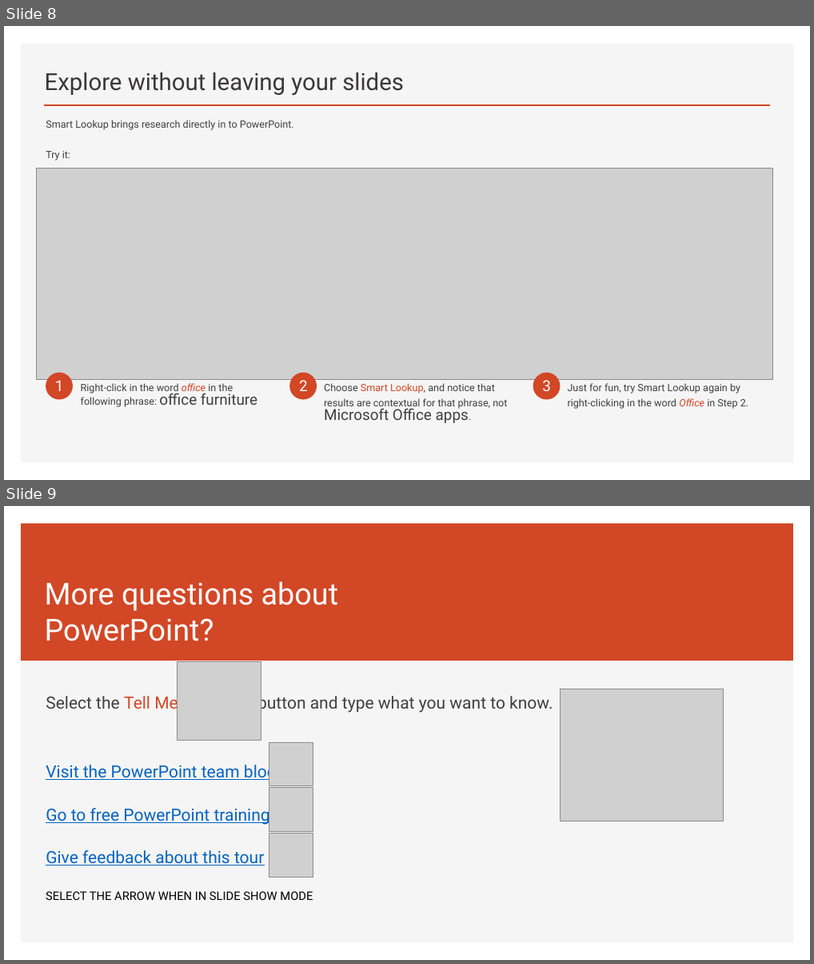
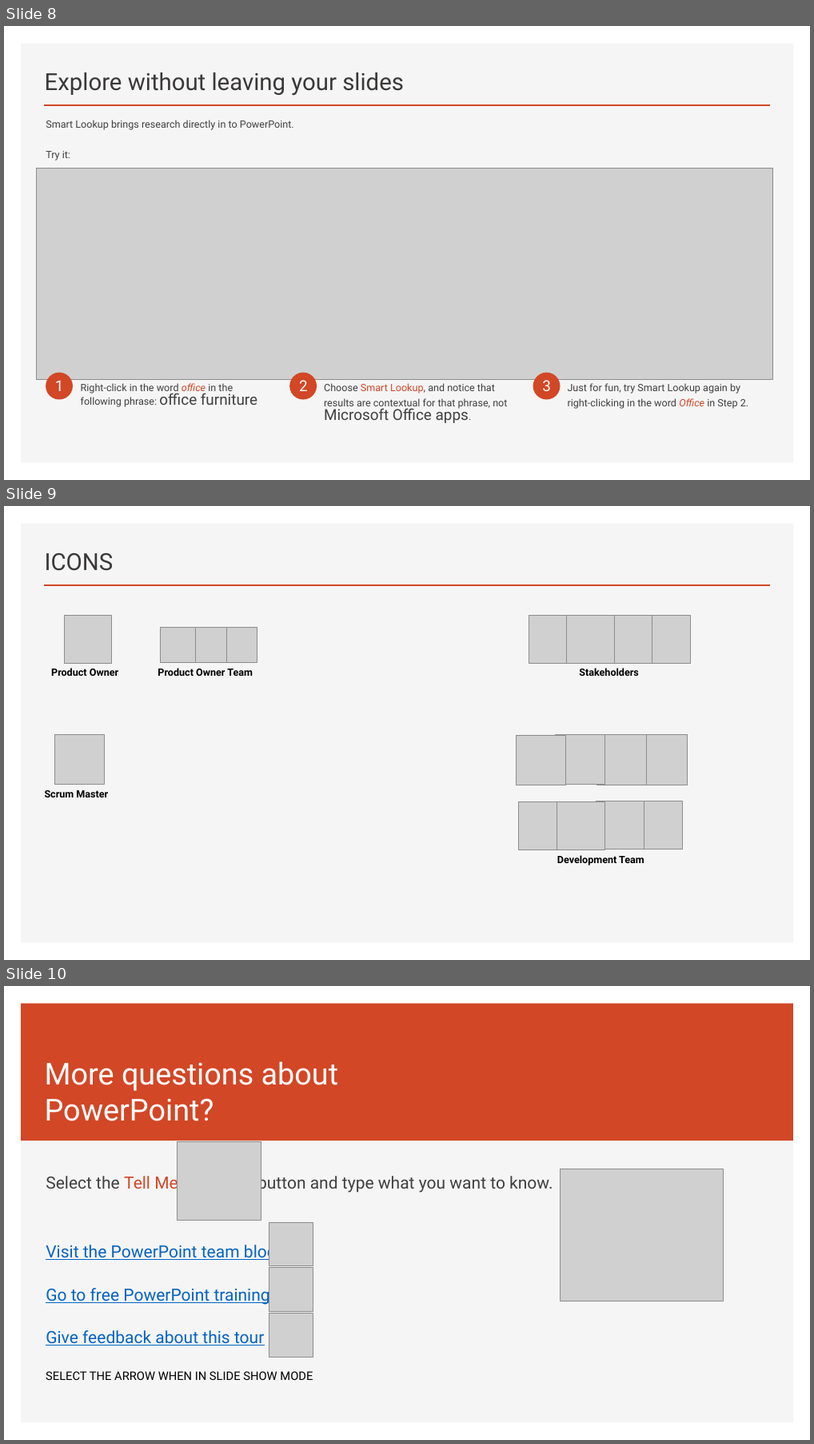
Before and after one commit to zyracuze/scrum-guide, a slide deck: ScrumGuide-Thailand-(Draft)-20181006.pptx. Shown one above the other, each under a label of ours: slides 8 and 9 before the commit, slides 8, 9 and 10 after it. The pictures are 814x964 and 814x1444 pixels, drawn with LibreOffice and Linux fonts; fonts in the diff are those of the drawing; grey boxes stand for pictures. Boxes give left, top, right and bottom in pixels: in the first picture for what was removed or moved away, otherwise in the second. Text is boxed around its words. In the diff, an @@ line names an element or a change of style, - is before the commit and + after.

Commit message:
[ADDED] Icons page

```diff
--- a/ScrumGuide-Thailand-(Draft)-20181006.pptx
+++ b/ScrumGuide-Thailand-(Draft)-20181006.pptx
@@ slide 9 added at box(4, 506, 810, 960), background #FFFFFF; not listed: 2 template elements that a slide beside it also shows @@
@@ title added at box(45, 553, 114, 571), 28 pt, text #3B3838 @@
+ICONS
@@ picture added at box(65, 616, 112, 664) @@
@@ text added at box(51, 668, 118, 676), 12 pt, text #000000, bold @@
+Product Owner
@@ group added at box(158, 627, 258, 676): 3 pictures, 1 text @@
+Product Owner Team
@@ group added at box(529, 616, 691, 676): 4 pictures, 1 text @@
+Stakeholders
@@ picture added at box(55, 734, 105, 784) @@
@@ group added at box(516, 734, 688, 865): 8 pictures, 1 text @@
+Development Team
@@ text added at box(45, 790, 108, 797), 12 pt, text #000000, bold @@
+Scrum Master
@@ what was slide 9 is now slide 10 @@
```
